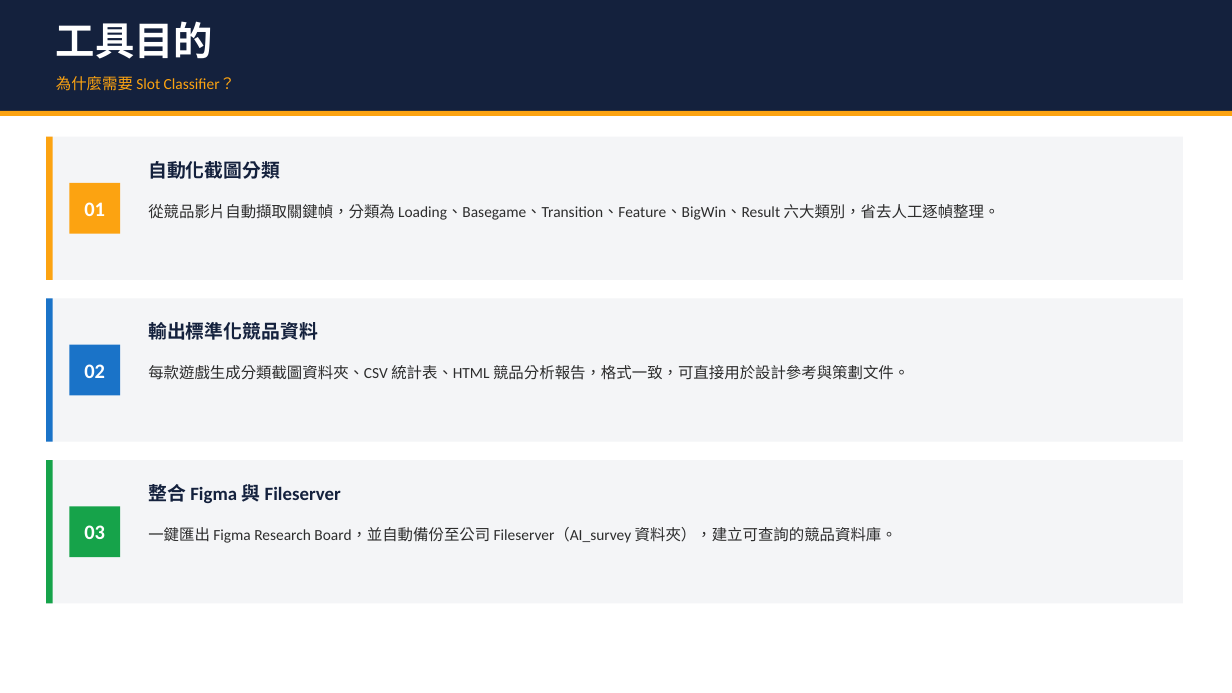
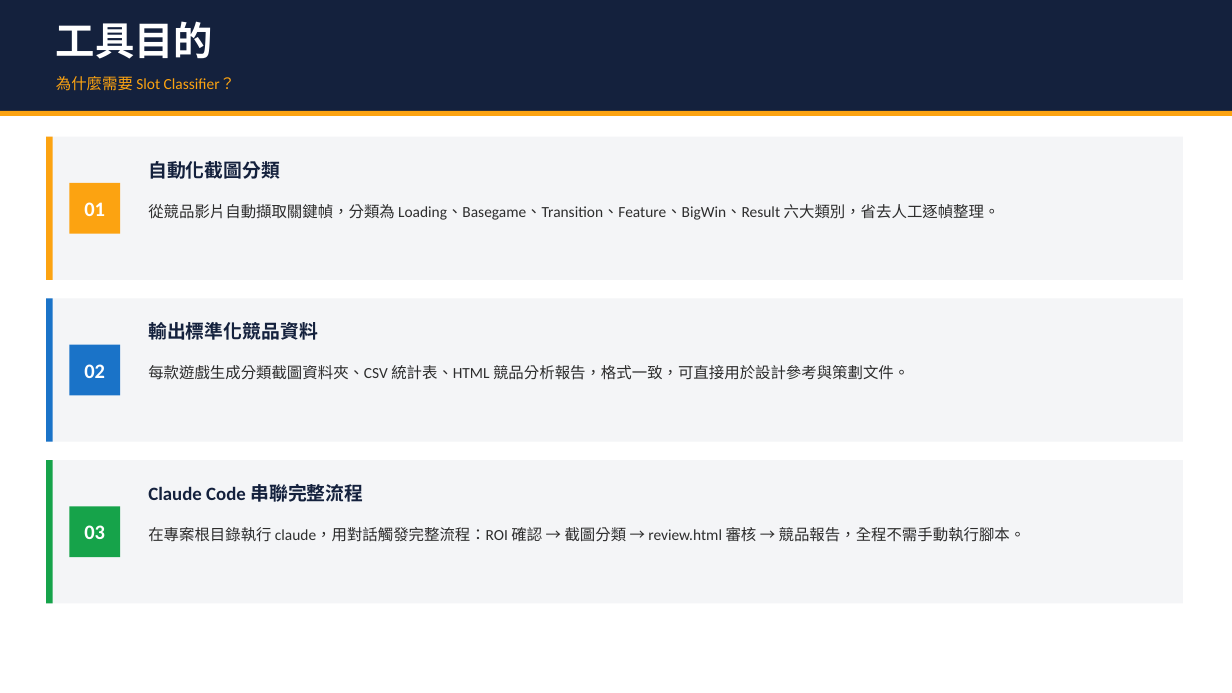
Before and after one commit to Ashley860511/slot-classifier, a slide deck: slide 2 of docs/slot_classifier_share.pptx. Drawn at 1232x693 pixels with LibreOffice and Linux fonts; fonts in the diff are those of the drawing. Boxes give left, top, right and bottom in pixels: in the first picture for what was removed or moved away, otherwise in the second. Text is boxed around its words. In the diff, an @@ line names an element or a change of style, - is before the commit and + after.

```diff
--- a/docs/slot_classifier_share.pptx
+++ b/docs/slot_classifier_share.pptx
@@ text at box(148, 484, 363, 502): text changed @@
-整合 Figma 與 Fileserver
+Claude Code 串聯完整流程
@@ text at box(148, 527, 1026, 542): text changed @@
-一鍵匯出 Figma Research Board，並自動備份至公司 Fileserver（AI_survey 資料夾），建立可查詢的競品資料庫。
+在專案根目錄執行 claude，用對話觸發完整流程：ROI 確認 → 截圖分類 → review.html 審核 → 競品報告，全程不需手動執行腳本。
```
Also in this commit, not shown: 10 other slides changed, 1 slide added, 1 slide removed.
